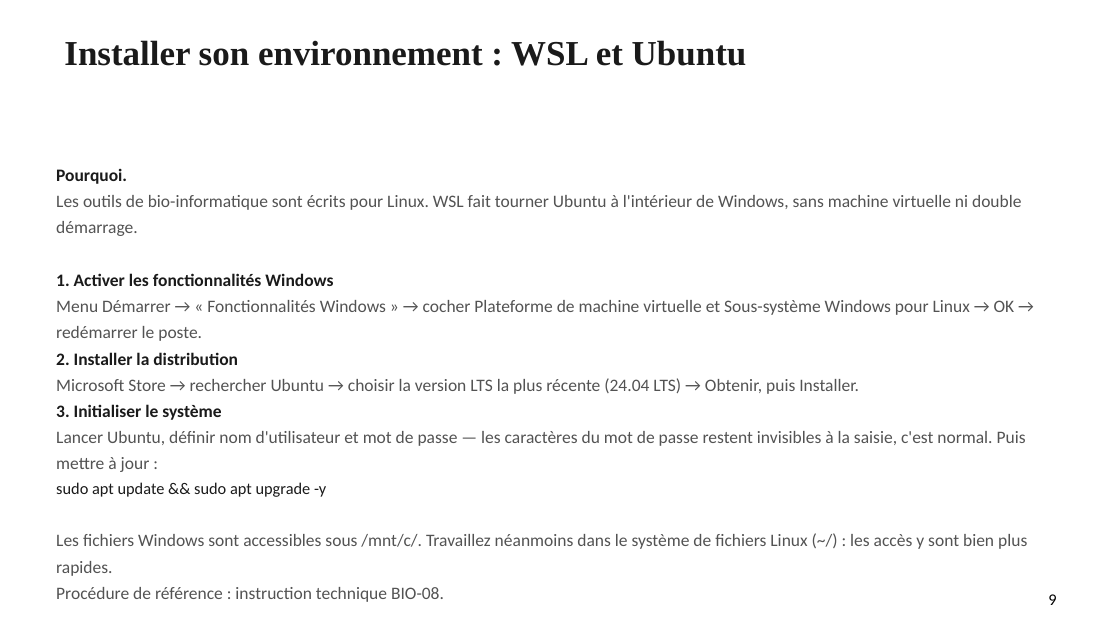
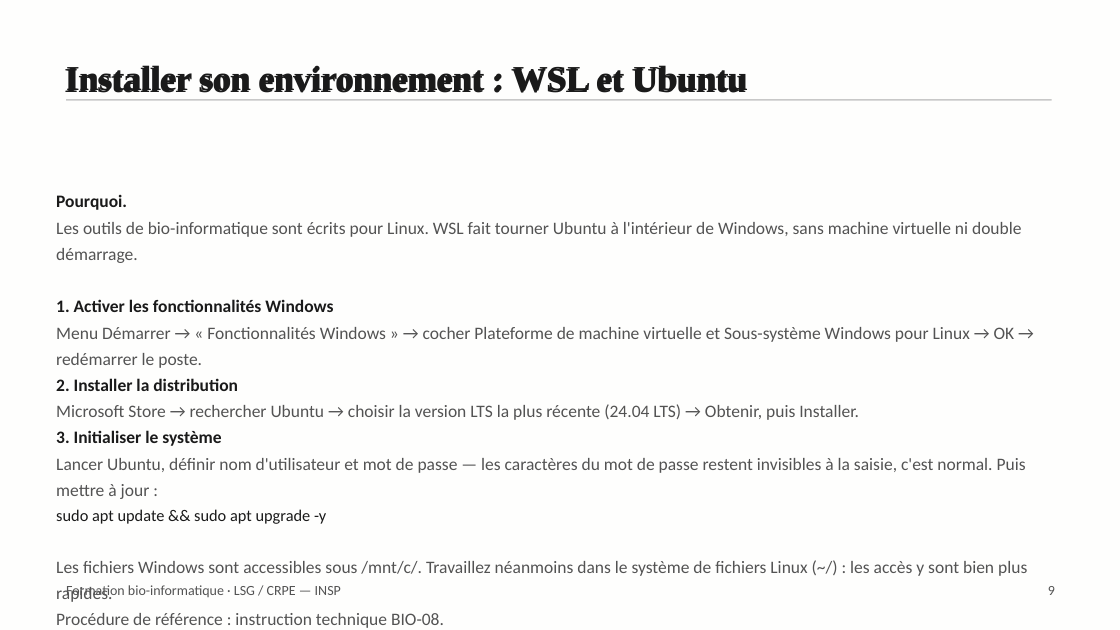
Before and after one commit to Hadji-gid/formation-bioinfo-sgq, a slide deck: slide 9 of diapositives/00_workflow_bioinformatique.pptx. Drawn at 1120x630 pixels with LibreOffice and Linux fonts; fonts in the diff are those of the drawing. Boxes give left, top, right and bottom in pixels: in the first picture for what was removed or moved away, otherwise in the second. Text is boxed around its words. In the diff, an @@ line names an element or a change of style, - is before the commit and + after.

Commit message:
diapositives: reporter le module 0 sur le gabarit commun
Les 27 planches sont reconstruites dans ressources/gabarit.pptx, et non
plus dans le masque d'origine : mêmes dispositions, même page de titre au
logo INSP, même filet gris sous le titre, même bas de page numéroté que
les modules 1 à 5. Les 34 images — organigrammes, captures de terminal,
exemples de formats — sont reportées à leur position, décalées vers le bas
lorsqu'elles passaient sous le filet.

```diff
--- a/diapositives/00_workflow_bioinformatique.pptx
+++ b/diapositives/00_workflow_bioinformatique.pptx
@@ background #FFFFFF to #FEFEFD @@
@@ text "Installer son environnement : WSL ..." rewrapped from (x1=64, y1=40, x2=747, y2=66) to (x1=56, y1=53, x2=1065, y2=159) @@
@@ title added at (x1=64, y1=65, x2=747, y2=93), 30 pt, text #1A1A1A, bold @@
+Installer son environnement : WSL et Ubuntu
@@ rectangle added at (x1=66, y1=99, x2=1052, y2=101), fill #C8C8C8 @@
@@ text "Pourquoi." moved from (x1=56, y1=169, x2=1027, y2=549) to (x1=56, y1=195, x2=1027, y2=576) @@
@@ text added at (x1=66, y1=585, x2=341, y2=599), 12 pt, text #535353 @@
+Formation bio-informatique · LSG / CRPE — INSP
@@ text "9" moved from (x1=1048, y1=594, x2=1056, y2=605) to (x1=1048, y1=586, x2=1055, y2=595) @@
@@ text "9" at (x1=1048, y1=586, x2=1055, y2=595): size 14 to 12 pt, text colour #000000 to #535353; line spacing 1 to 1.15 @@
```
Also in this commit, not shown: 25 other slides changed, 1 slide added, 1 slide removed, 1 other file.
